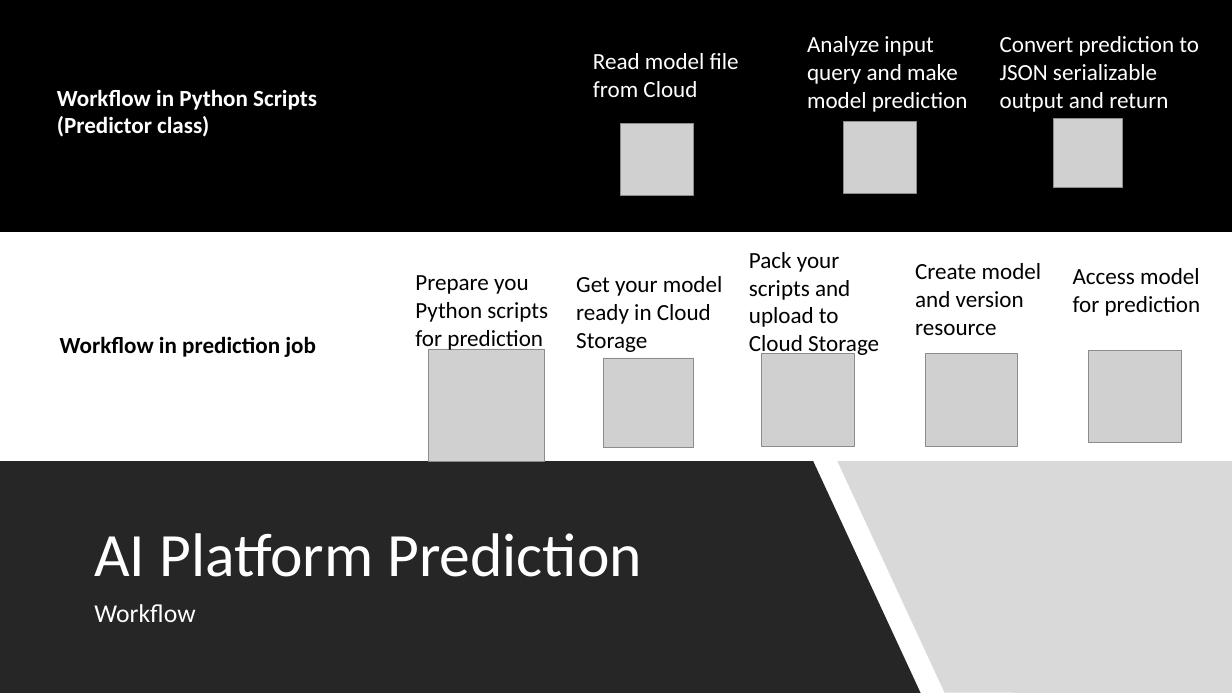
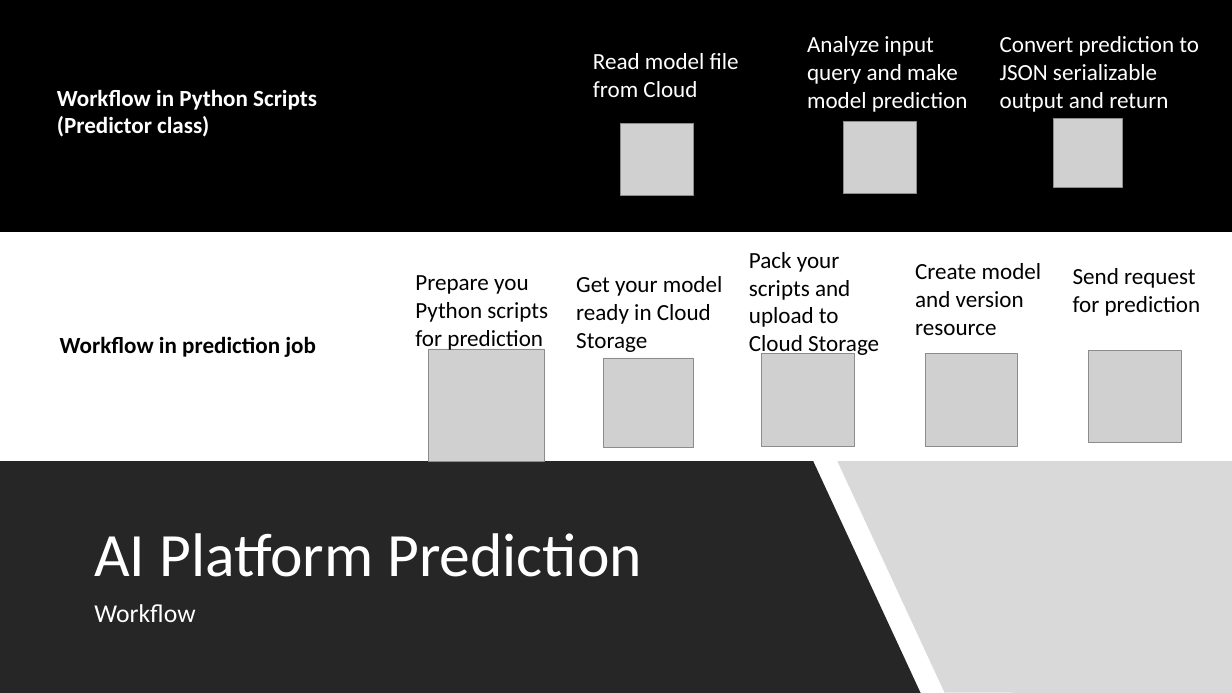
Before and after one commit to questionstorer/GCP_template, a slide deck: slide 17 of GCP Machine Learning.pptx. Drawn at 1232x693 pixels with LibreOffice and Linux fonts; fonts in the diff are those of the drawing; grey boxes stand for pictures. Boxes give left, top, right and bottom in pixels: in the first picture for what was removed or moved away, otherwise in the second. Text is boxed around its words. In the diff, an @@ line names an element or a change of style, - is before the commit and + after.

Commit message:
update demo prediction

```diff
--- a/GCP Machine Learning.pptx
+++ b/GCP Machine Learning.pptx
@@ text at bbox=[1073, 268, 1201, 316]: text changed @@
-Access model for prediction
+Send request for prediction
```
Also in this commit, not shown: 1 other slide changed, 8 other files.
